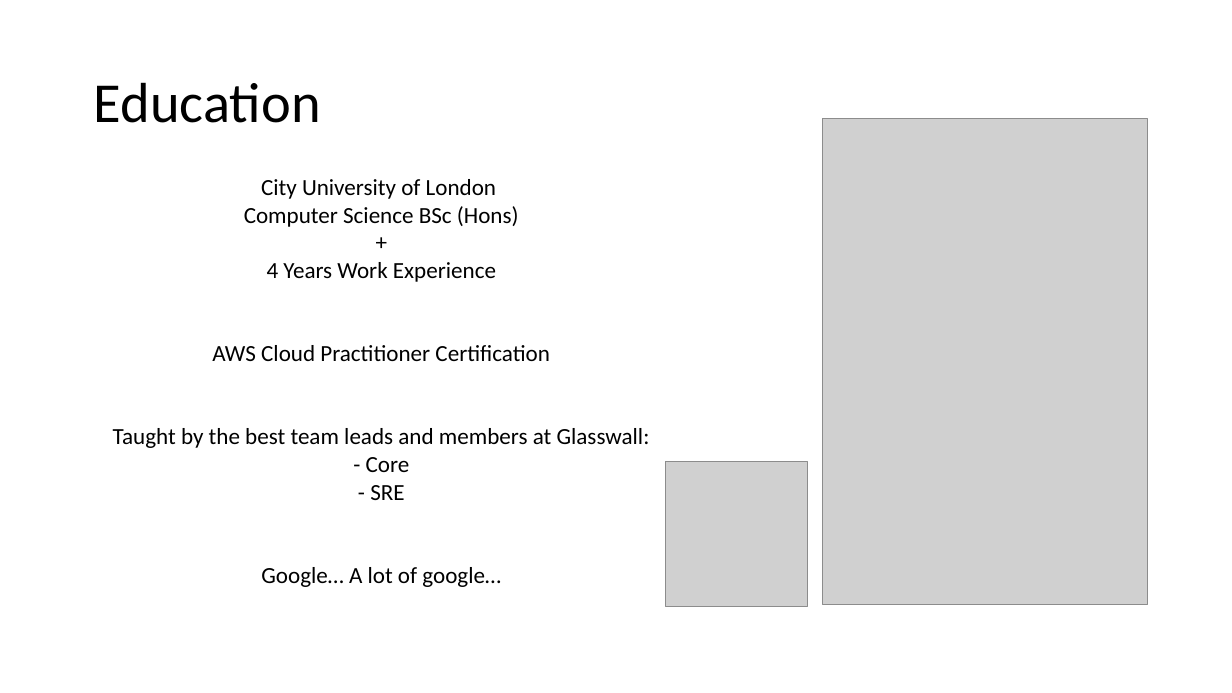
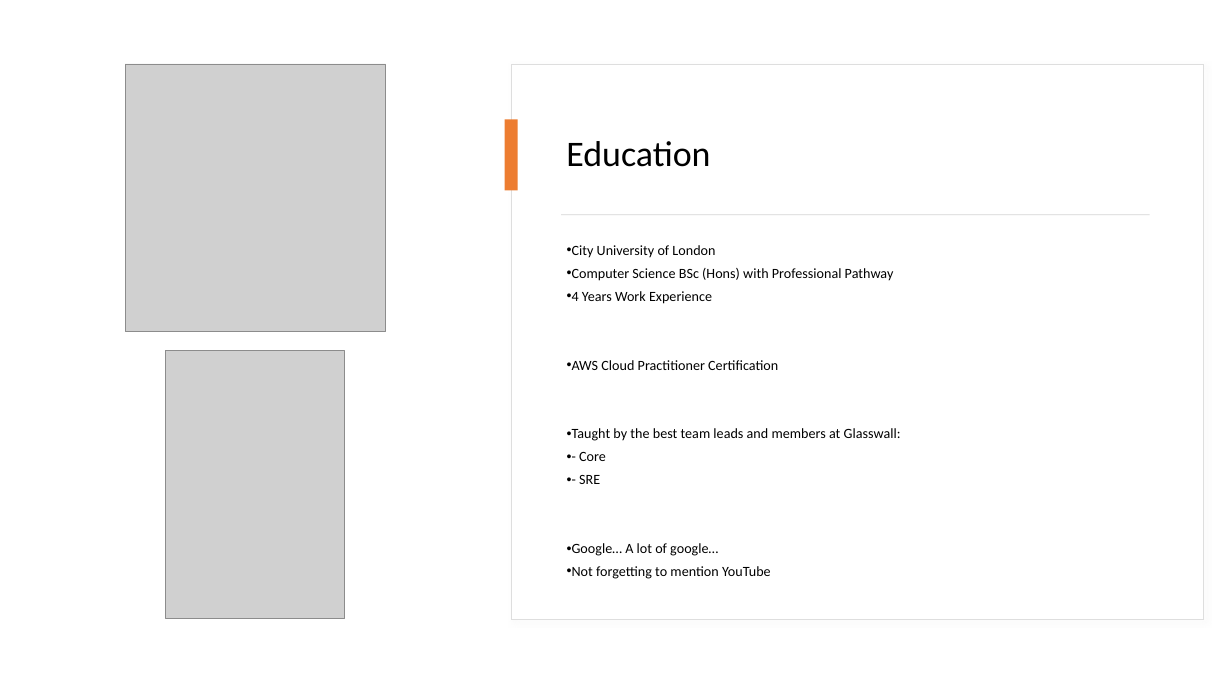
Before and after one commit to tpilvelis-gw/tomas-pilvelis-development-lead-application, a slide deck: slide 5 of about_me.pptx. Drawn at 1232x693 pixels with LibreOffice and Linux fonts; fonts in the diff are those of the drawing; grey boxes stand for pictures. Boxes give left, top, right and bottom in pixels: in the first picture for what was removed or moved away, otherwise in the second. Text is boxed around its words. In the diff, an @@ line names an element or a change of style, - is before the commit and + after.

```diff
--- a/about_me.pptx
+++ b/about_me.pptx
@@ picture resized from (x1=666, y1=461, x2=808, y2=606) to (x1=125, y1=64, x2=385, y2=332) @@
@@ rectangle added at (x1=511, y1=64, x2=1203, y2=619), fill #FFFFFF, outline #DEDEDE 0.75 pt @@
@@ rectangle added at (x1=505, y1=119, x2=518, y2=190), fill #ED7D31 @@
@@ title "Education" moved from (x1=94, y1=82, x2=321, y2=123) to (x1=566, y1=141, x2=710, y2=167) @@
@@ title "Education" at (x1=566, y1=141, x2=710, y2=167): size 44 to 28 pt @@
@@ text "City University of London" moved from (x1=113, y1=179, x2=650, y2=587) to (x1=567, y1=245, x2=901, y2=579) @@
@@ rectangle added at (x1=561, y1=214, x2=1150, y2=215), fill #D5D5D5 @@
@@ text at (x1=567, y1=268, x2=894, y2=281): text changed; size 18 to 11 pt @@
-Computer Science BSc (Hons)
-+
+• Computer Science BSc (Hons) with Professional Pathway
@@ text at (x1=567, y1=245, x2=901, y2=556): size 18 to 11 pt in "City University of London", "4 Years Work Experience", "AWS Cloud Practitioner Certification", "Taught by the best team leads and ..." and 3 more places; alignment centre to left; bullet none to •; line spacing 1 to 0.9; more space between paragraphs @@
@@ picture resized from (x1=823, y1=119, x2=1147, y2=605) to (x1=166, y1=351, x2=346, y2=619) @@
@@ text at (x1=567, y1=566, x2=771, y2=579): paragraph added @@
+• Not forgetting to mention YouTube
```
Also in this commit, not shown: 5 other slides changed, 1 slide removed.
